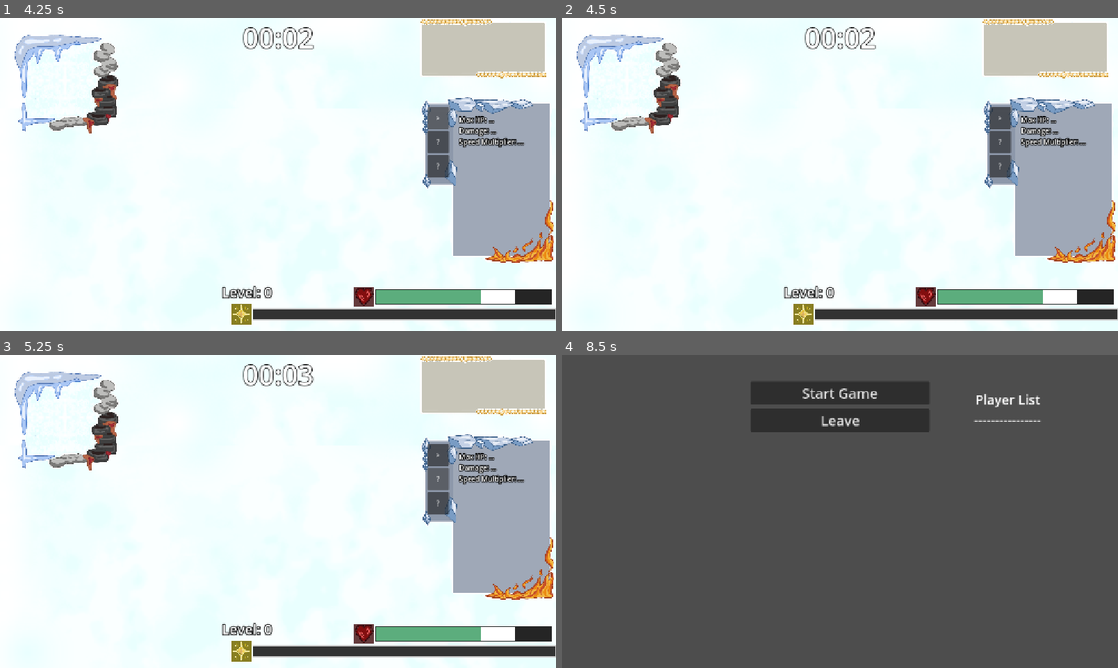
Above: before the commit, frames 1-4 (two rows, left to right).
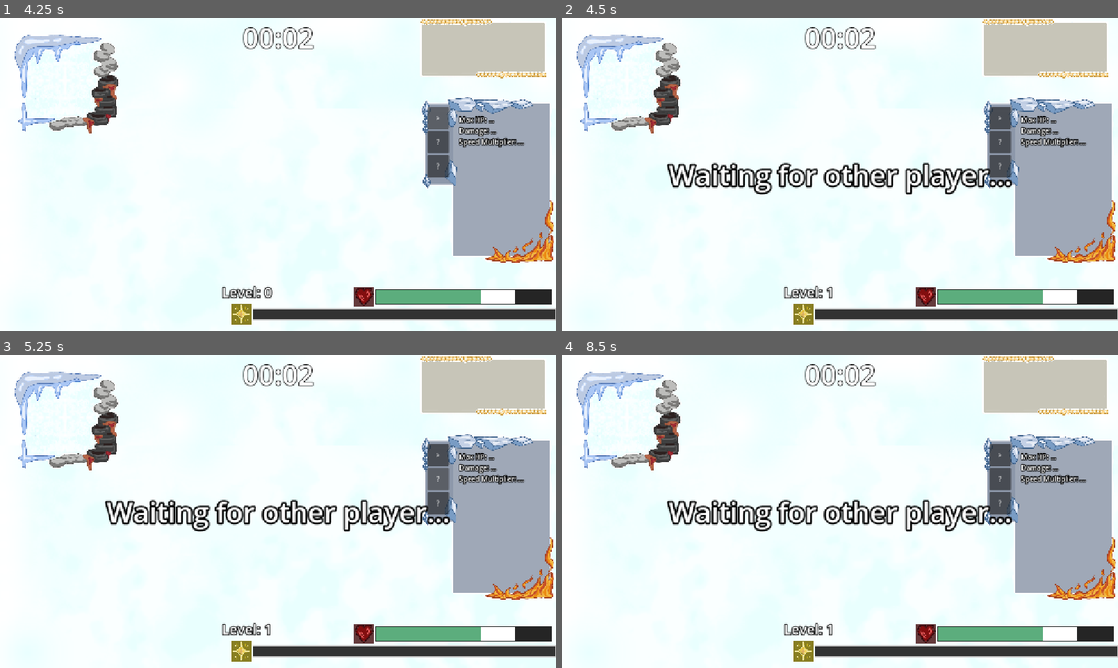
Above: after the commit, the same moments.

Repository: YummyBerry1108/P.A.L
Game: Godot game, scene res://scenes/menu.tscn
The game is run twice, just before and just after one commit, with the same random seed, the same clock (stepped at 60 frames per second) and the same inputs.
Inputs (mouse positions are in pixels of both pictures, inside the frame that each line leads up to):
- Up to frame 1 (4.25 s): click (278, 174) at 0.52 s; type "Alex" at 0.6 s; click "Client" at 1.25 s; click "Start Game" at 2 s; click ">" at 2.75 s; click "<" at 3.5 s
- Up to frame 2 (4.5 s): move the mouse to (962, 158) at 4.27 s; hold D (right) from 4.28 s (still down); hold E (get_exp) from 4.28 s (still down)
- Up to frame 3 (5.25 s): tap Space (shoot) at 4.55 s; release D (right) at 5 s; release E (get_exp) at 5 s; click (439, 480) at 5 s, where only the run before the commit has a clickable "?"
- Up to frame 4 (8.5 s): click (1001, 502) at 5.75 s, where only the run before the commit has a clickable "?"; tap Enter at 6.5 s; move the mouse to (728, 527) at 6.52 s; hold S (down) 6.53-7.28 s; tap Space (shoot) at 6.6, 7.55, 8 s; tap E (get_exp) at 6.8, 8.1 s; move the mouse to (895, 442) at 7.27 s; hold D (right) 7.28-8.03 s; hold R (force_game_over) 7.28-8.03 s; move the mouse to (812, 574) at 8.02 s; hold W (up) from 8.03 s (still down)

Frame 1 is identical in both runs. In frame 2, 2.6% of the frame differs, in the area x 18-81%, y 46-90%; in frame 3, 2.7%; in frame 4, 98%, in the area x 0-100%, y 0-100%.
Error after the commit: Invalid access to property or key 'is_alive' on a base object of type 'Nil'. (res://scripts/ui/stat_upgrade/stat_upgrade_ui.gd:36)

Commit message:
add wave weapon in game

Diff:
--- a/default_bus_layout.tres
+++ b/default_bus_layout.tres
@@ -1,6 +1,7 @@
-[gd_resource type="AudioBusLayout" load_steps=0 format=3 uid="uid://cl8tjrwb46qai"]
+[gd_resource type="AudioBusLayout" format=3 uid="uid://cl8tjrwb46qai"]
 
 [resource]
+bus/0/volume_db = -23.3524
 bus/1/name = &"BGM"
 bus/1/solo = false
 bus/1/mute = false
--- a/scenes/player/player.tscn
+++ b/scenes/player/player.tscn
@@ -28,6 +28,7 @@
 [ext_resource type="Texture2D" uid="uid://dtxxn1mwmuan4" path="res://imgs/ui/stat_upgrade/upgrade_card_blue.png" id="17_28m0y"]
 [ext_resource type="Texture2D" uid="uid://b5e75bns2pp48" path="res://imgs/ui/stat_upgrade/upgrade_card_yellow.png" id="19_uniwh"]
 [ext_resource type="Script" uid="uid://bp7kkgm88fxmj" path="res://scripts/components/effect_component.gd" id="21_3j4b4"]
+[ext_resource type="PackedScene" uid="uid://c6iveblpi8knb" path="res://scenes/skills/data/wave_data.tscn" id="21_iqsei"]
 [ext_resource type="Script" uid="uid://bxebj3fipppey" path="res://scripts/ui/player_indicator.gd" id="26_uniwh"]
 
 [sub_resource type="SpriteFrames" id="SpriteFrames_ugbui"]
@@ -195,12 +196,17 @@
 [node name="Skills" type="Node" parent="."]
 
 [node name="IcicleData" parent="Skills" instance=ExtResource("6_5gtgg")]
+disable = true
 
 [node name="SnowballData" parent="Skills" instance=ExtResource("7_h17s1")]
+disable = true
 knockback_force = 250.0
 
 [node name="TachiData" parent="Skills" instance=ExtResource("13_fcs02")]
+disable = true
 firerate = 1.0
+
+[node name="WaveData" parent="Skills" instance=ExtResource("21_iqsei")]
 
 [node name="SkillTreeManager" type="Node" parent="."]
 script = ExtResource("11_myrg7")
--- /dev/null
+++ b/scenes/skills/data/wave_data.tscn
@@ -0,0 +1,10 @@
+[gd_scene load_steps=2 format=3 uid="uid://c6iveblpi8knb"]
+
+[ext_resource type="Script" uid="uid://bxtkkso1tmt8a" path="res://scripts/skills/skill_data.gd" id="1_e63op"]
+
+[node name="WaveData" type="Node"]
+script = ExtResource("1_e63op")
+skill_name = "wave"
+firerate = 0.001
+crit_chance = 0.1
+metadata/_custom_type_script = "uid://bxtkkso1tmt8a"
--- /dev/null
+++ b/scenes/skills/wave.tscn
@@ -0,0 +1,40 @@
+[gd_scene load_steps=5 format=3 uid="uid://b8l6hlar1p05y"]
+
+[ext_resource type="Script" uid="uid://c6ev56qougp75" path="res://scripts/skills/wave.gd" id="1_olppc"]
+[ext_resource type="Texture2D" uid="uid://64gwusxyxfto" path="res://icon.svg" id="1_qsyv4"]
+
+[sub_resource type="CircleShape2D" id="CircleShape2D_olppc"]
+radius = 169.027
+
+[sub_resource type="CircleShape2D" id="CircleShape2D_ywhkk"]
+radius = 169.0
+
+[node name="Wave" type="CharacterBody2D"]
+script = ExtResource("1_olppc")
+initial_speed = 0.0
+target_speed = 0.0
+
+[node name="Sprite2D" type="Sprite2D" parent="."]
+scale = Vector2(9, 9)
+texture = ExtResource("1_qsyv4")
+
+[node name="CollisionShape2D" type="CollisionShape2D" parent="."]
+scale = Vector2(5, 5)
+shape = SubResource("CircleShape2D_olppc")
+disabled = true
+
+[node name="Hitbox" type="Area2D" parent="."]
+collision_layer = 16
+collision_mask = 128
+monitorable = false
+
+[node name="CollisionShape2D" type="CollisionShape2D" parent="Hitbox"]
+scale = Vector2(5, 5)
+shape = SubResource("CircleShape2D_ywhkk")
+
+[node name="CooldownTimer" type="Timer" parent="."]
+autostart = true
+
+[connection signal="area_entered" from="Hitbox" to="." method="_on_hitbox_area_entered"]
+[connection signal="area_exited" from="Hitbox" to="." method="_on_hitbox_area_exited"]
+[connection signal="timeout" from="CooldownTimer" to="." method="_on_cooldown_timer_timeout"]
--- a/scripts/components/damage_component.gd
+++ b/scripts/components/damage_component.gd
@@ -14,6 +14,10 @@
 func _on_hurt_box_area_entered(area: Area2D) -> void:
 	if not multiplayer.is_server(): return
 	var projectile = area.owner as Projectile
+	process_projectile_hit(projectile)
+
+func process_projectile_hit(projectile: Projectile) -> void:
+	if not multiplayer.is_server(): return
 	var critical_hit: bool = false
 	var result = 0.0
 
--- a/scripts/main.gd
+++ b/scripts/main.gd
@@ -41,8 +41,8 @@
 		_game_over()
 
 	# press E
-	#if Input.is_action_pressed("get_exp"):
-		#ui.exp_bar.add_experience(1)
+	if Input.is_action_pressed("get_exp"):
+		ui.exp_bar.add_experience(1)
 
 func _update_timer_ui() -> void:
 	if not multiplayer.is_server():
--- a/scripts/player/attack.gd
+++ b/scripts/player/attack.gd
@@ -21,7 +21,7 @@
 func fire_in_different_rotations(skill_name: String) -> void:
 	var skill_data: SkillData = owner.skills[skill_name]
 	var rotations: Array[float] = calculate_directions(owner.global_position, owner.get_global_mouse_position(), skill_data.projectile_count, min(skill_data.arc + skill_data.arc_increment * skill_data.projectile_count, 360))
-	#print(rotations)
+	#print(rotations)q
 	for rot in rotations:
 		#print("ROT : ", rot)
 		create_shooting_helper.rpc(skill_name, rot)
@@ -32,6 +32,7 @@
 	var skill_data: SkillData = owner.skills[skill_name]
 	var shooting_helper: ShootingHelper = shooting_helper_scene.instantiate()
 
+	skill_data.shooter_id = multiplayer.get_remote_sender_id()
 	add_child(shooting_helper, true)
 	shooting_helper.set_shoot_timer(0.1, skill_data, rot, skill_scene_name)
 
--- a/scripts/player/player.gd
+++ b/scripts/player/player.gd
@@ -39,6 +39,7 @@
 	health_changed.connect(health_bar._set_health)
 	max_health_changed.connect(health_bar.init_health)
 	health_bar.init_health(player_stat.hp)
+	pull_skills()
 
 	if is_multiplayer_authority():
 		UpgradeEventbus.stat_upgrade.connect(player_stat._on_stat_upgrade_received)
--- a/scripts/player/projectiles.gd
+++ b/scripts/player/projectiles.gd
@@ -10,8 +10,10 @@
 	new_projectile.global_position = owner.global_position
 	new_projectile.global_rotation = projectile_global_rotation
 	new_projectile.scale = Vector2(skill_data.scale, skill_data.scale)
+	new_projectile.shooter_id = skill_data.shooter_id
 	if multiplayer.is_server():
 		new_projectile.damage = skill_data.projectile_damage + owner.player_stat.damage
+		new_projectile.cooldown = skill_data.cooldown
 		new_projectile.crit_chance = skill_data.crit_chance
 		new_projectile.crit_damage_multiplier = skill_data.crit_damage_multiplier
 		new_projectile.status_effects = skill_data.status_effects
--- a/scripts/skills/projectile.gd
+++ b/scripts/skills/projectile.gd
@@ -10,9 +10,11 @@
 @export var crit_damage_multiplier: float = 2.0
 @export var lifespan: float = 1.0
 @export var damage: float = 0.0
+@export var cooldown: float = 1.0
 @export var knockback_force: float = 0.0
 @export var knockback_duration: float = 0.0
 
+var shooter_id: int = 0
 var speed: float = 0.0
 var direction: Vector2 = Vector2.RIGHT
 
--- a/scripts/skills/skill_data.gd
+++ b/scripts/skills/skill_data.gd
@@ -6,6 +6,7 @@
 @export var disable: bool = false
 @export var projectile_type: String = "Normal"
 @export var skill_name: String = "NULL"
+@export var shooter_id: int = 0
 
 @export_category("ShootingSetting")
 @export var scale: float = 0.30
@@ -19,6 +20,7 @@
 
 @export_category("ProjectileSetting")
 @export var projectile_damage: float = 10.0
+@export var cooldown: float = 1.0
 @export var status_effects: Array[StatusEffectRes] = []
 @export_group("CriticalHitSetting")
 @export_range(0.0, 1.0, 0.01) var crit_chance: float = 0
--- /dev/null
+++ b/scripts/skills/wave.gd
@@ -0,0 +1,48 @@
+extends Projectile
+"Note: the hitbox of weapon close the Monitorable property"
+@onready var cooldown_timer: Timer = $CooldownTimer
+
+
+"""
+環繞之浪：
+1.攻擊：在周圍形成圓形的緩速打擊傷害(傷害比較低)
+2.升級路線：圓形範圍增加、緩速量增加、傷害提升並且吸血(傷害增加量也比較低)
+"""
+
+var enemys: Dictionary # record enemy in the hitbox of this weapon
+
+func _ready() -> void:
+	rotation = 0
+	if hitbox:
+		hitbox.area_entered.connect(_on_hurt_box_aera_entered)
+
+func _physics_process(delta: float) -> void:
+	var players = get_tree().get_nodes_in_group("players")
+	var local_player: Player # the player who shoot this projectile
+	for player: Player in players:
+		if player.name == str(shooter_id):
+			local_player = player
+
+	global_position = local_player.global_position
+	move_and_slide()
+
+func _on_cooldown_timer_timeout() -> void:
+	for enemy in enemys:
+		if enemy == null:
+			enemys.erase(enemy)
+			continue
+		var damage_component: DamageComponent = enemy.damage_component
+		if(damage_component == null): print("Damage Component disappear!")
+		else: damage_component.process_projectile_hit(self)
+
+func _on_hitbox_area_entered(area: Area2D) -> void:
+	if area == null: return
+	print(str(area) + " Enter wave!")
+	print("Owner is " + str(area.owner))
+	enemys[area.owner] = true
+
+func _on_hitbox_area_exited(area: Area2D) -> void:
+	if area == null: return
+	print(str(area) + " Exit wave!")
+	print("Owner is " + str(area.owner))
+	enemys.erase(area.owner)
Not shown: 1 places in scenes/player/player.tscn that only renumber resources
Not shown, added: scripts/skills/wave.gd.uid
